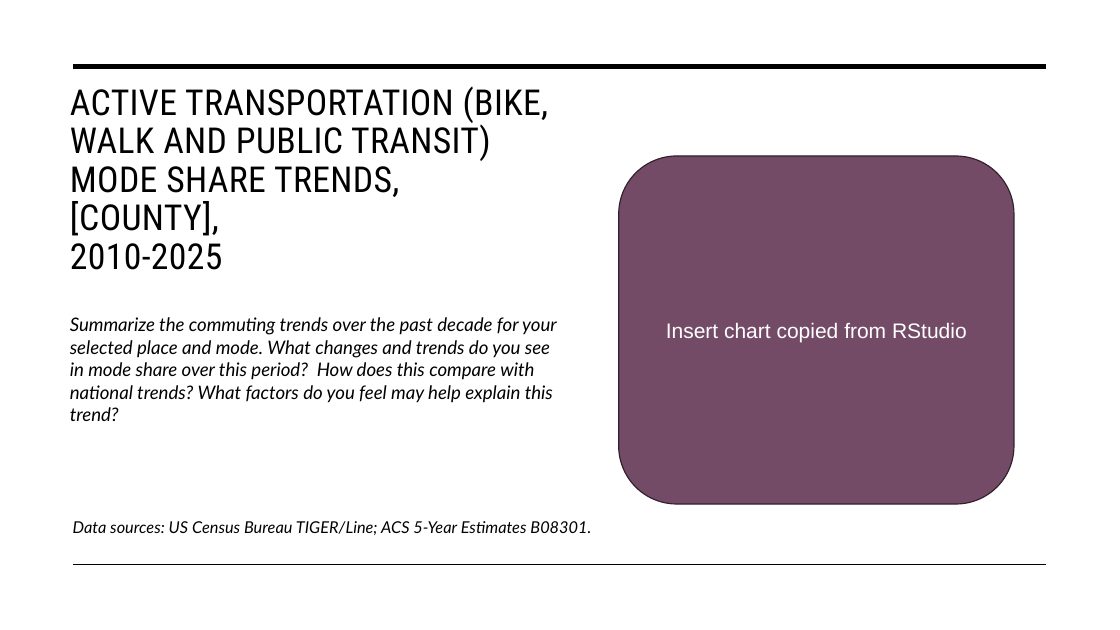
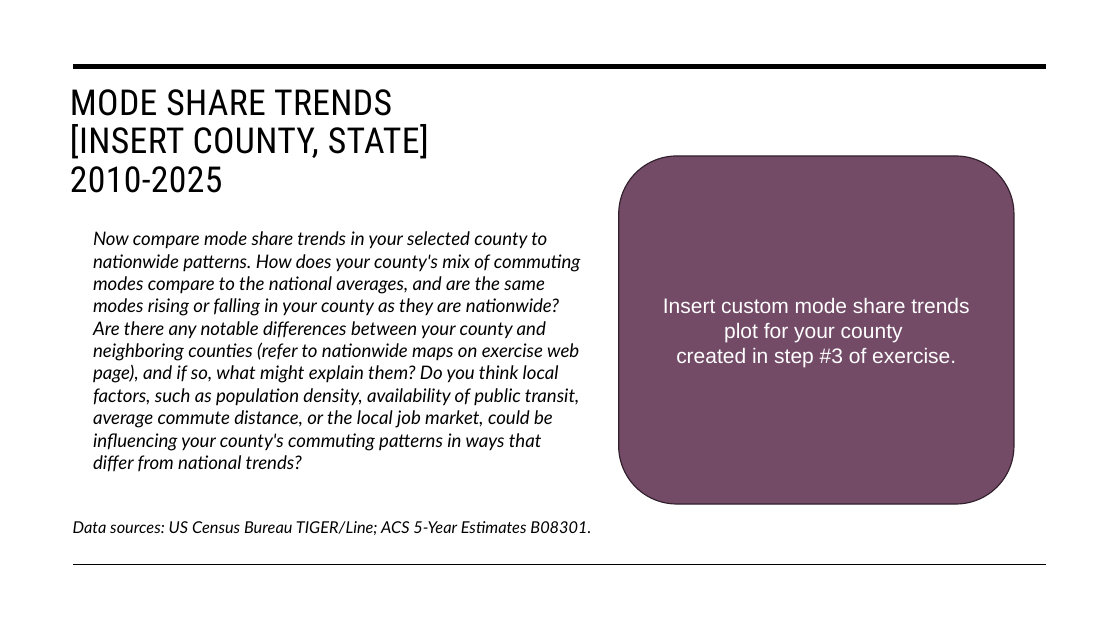
Before and after one commit to justenvirons/pedagogy, a slide deck: slide 2 of 2027/GEO330_Fall_Quarter/exercises/Exercise_01/scripts/slides/Exercise01_Template.pptx. Drawn at 1120x630 pixels with LibreOffice and Linux fonts; fonts in the diff are those of the drawing. Boxes give left, top, right and bottom in pixels: in the first picture for what was removed or moved away, otherwise in the second. Text is boxed around its words. In the diff, an @@ line names an element or a change of style, - is before the commit and + after.

```diff
--- a/2027/GEO330_Fall_Quarter/exercises/Exercise_01/scripts/slides/Exercise01_Template.pptx
+++ b/2027/GEO330_Fall_Quarter/exercises/Exercise_01/scripts/slides/Exercise01_Template.pptx
@@ title at (x1=70, y1=89, x2=429, y2=193): text changed @@
-ACTIVE TRANSPORTATION (BIKE, WALK AND PUBLIC TRANSIT) MODE SHARE TRENDS,
-[COUNTY],
-2010-2025
+MODE SHARE TRENDS
+[INSERT COUNTY, STATE]
+2010-2025
@@ text added at (x1=93, y1=231, x2=581, y2=472), 16 pt, text #000000, italic @@
+Now compare mode share trends in your selected county to nationwide patterns. How does your county's mix of commuting modes compare to the national averages, and are the same modes rising or falling in your county as they are nationwide? Are there any notable differences between your county and neighboring counties (refer to nationwide maps on exercise web page), and if so, what might explain them? Do you think local factors, such as population density, availability of public transit, average commute distance, or the local job market, could be influencing your county's commuting patterns in ways that differ from national trends?
@@ text in rounded rectangle at (x1=663, y1=298, x2=969, y2=368): text changed @@
-Insert chart copied from RStudio
+Insert custom mode share trends plot for your county
+created in step #3 of exercise.
@@ text removed at (x1=70, y1=317, x2=557, y2=421) @@
-Summarize the commuting trends over the past decade for your selected place and mode. What changes and trends do you see in mode share over this period? How does this compare with national trends? What factors do you feel may help explain this trend?
```
Also in this commit, not shown: 4 other slides changed, 7 other files.
